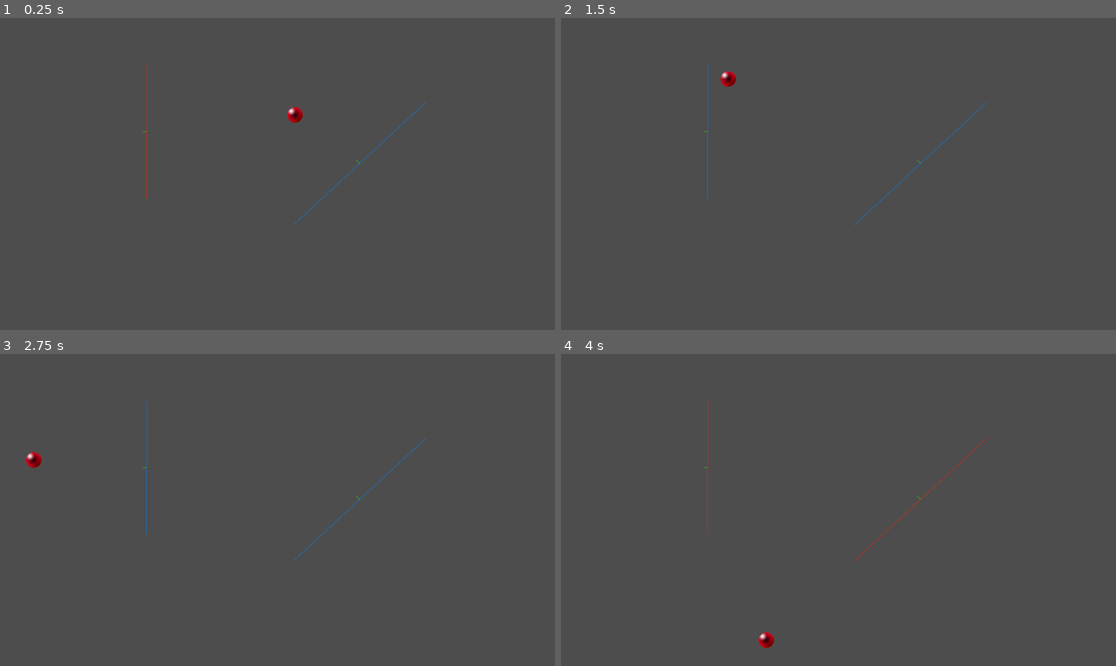
Above: before the commit, frames 1-4 (two rows, left to right).
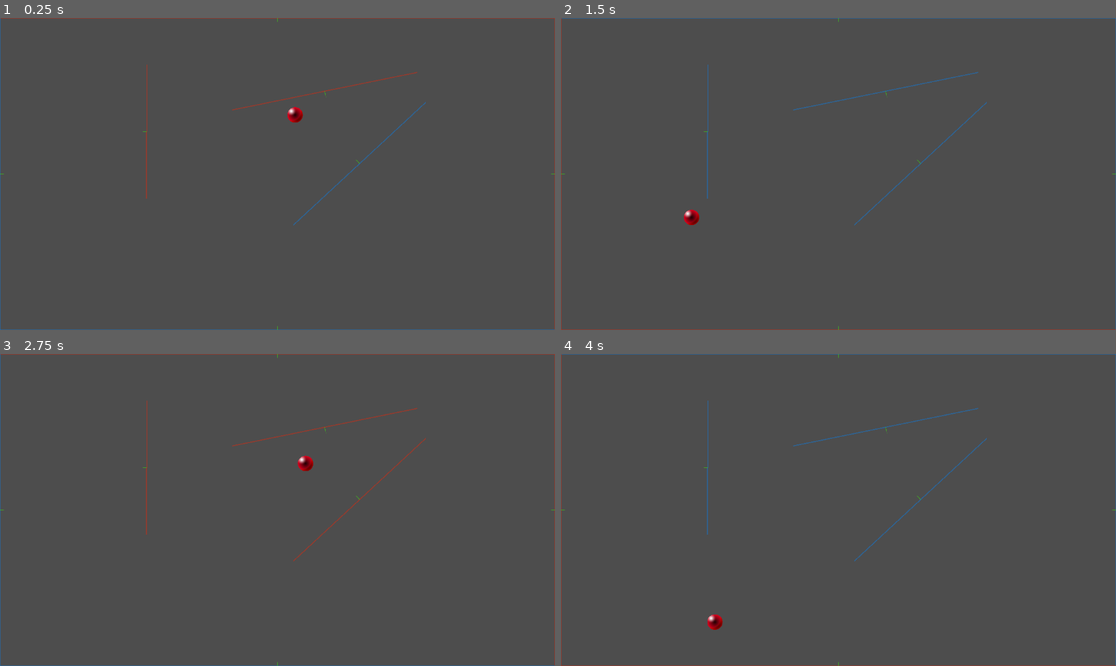
Above: after the commit, the same moments.

Repository: Tom3s/brick-breaker-reborn
Game: Godot game, scene res://2d_base_scene.tscn
Same seed, same stepped clock (60 frames per second), same inputs: the game is played once before the commit and once after it. The project has no main scene, so this scene is started directly.
Inputs:
- Up to frame 1 (0.25 s): no input
- Up to frame 2 (1.5 s): no input
- Up to frame 3 (2.75 s): no input
- Up to frame 4 (4 s): no input

The runs differ from the first frame. In frame 1, 0.8% of the frame differs, in the area x 0-100%, y 0-100%; in frame 2, 1.0%; in frame 3, 1.3%; in frame 4, 1.3%.

Commit message:
Added line collision for screen bounds
Screen border collisions are now handled through 4 separate line segment collisions, removing old collision logic

Diff:
--- a/2DBaseScene.gd
+++ b/2DBaseScene.gd
@@ -12,23 +12,23 @@
 
 	var speed_up_factor: float = 2.0
 
+
+@onready var collider_line_scene: PackedScene = preload("res://ColliderLine.tscn")
+
 @onready var ball_sprite: Sprite2D = %BallSprite
 @onready var line_parent: Node2D = %Lines
 
 var ball: Ball = Ball.new()
 
-var screen_bounds: Vector2
-
 func _ready() -> void:
 	ball.velocity = Vector2(randf_range(-1, 1), randf_range(-1, 1)).normalized()
 	ball.velocity *= ball.target_velocity
 
-	screen_bounds = DisplayServer.window_get_size()
+	# screen_bounds = DisplayServer.window_get_size()
+	set_up_screen_collision()
 
 
 func _process(delta: float) -> void:
-	print(ball.position)
-
 	if ball.velocity.length() > ball.target_velocity:
 		ball.velocity = ball.velocity.normalized() * (ball.velocity.length() - ball.deceleration)
 	else:
@@ -37,7 +37,7 @@
 	ball.position += ball.velocity * delta
 
 	# handle collision
-	var collided: bool = handle_screen_collision()
+	var collided: bool = false
 
 	for collider_line in line_parent.get_children():
 		collided = collided || handle_line_collision(collider_line)
@@ -49,34 +49,60 @@
 
 	ball_sprite.global_position = ball.position
 
+func set_up_screen_collision() -> void:
+	var screen_bounds: Vector2 = DisplayServer.window_get_size()
 
-func handle_screen_collision() -> bool:
-	var collided: bool = false
-	# collision on Y
-	if ball.velocity.y > 0:
-		if ball.position.y + ball.radius > screen_bounds.y / 2:
-			ball.velocity.y *= -1
-			ball.position.y -= screen_bounds.y / 2 - (ball.position.y + ball.radius)
-			collided = true
-	else:
-		if ball.position.y - ball.radius < -screen_bounds.y / 2:
-			ball.velocity.y *= -1
-			ball.position.y +=  -screen_bounds.y / 2 - (ball.position.y - ball.radius)
-			collided = true
+	var p1: Vector2 = Vector2(-screen_bounds.x / 2, -screen_bounds.y / 2)
+	var p2: Vector2 = Vector2(screen_bounds.x / 2, -screen_bounds.y / 2)
+	var p3: Vector2 = Vector2(screen_bounds.x / 2, screen_bounds.y / 2)
+	var p4: Vector2 = Vector2(-screen_bounds.x / 2, screen_bounds.y / 2)
 
-	# collision on X
-	if ball.velocity.x > 0:
-		if ball.position.x + ball.radius > screen_bounds.x / 2:
-			ball.velocity.x *= -1
-			ball.position.x -= screen_bounds.x / 2 - (ball.position.x + ball.radius)
-			collided = true
-	else:
-		if ball.position.x - ball.radius < -screen_bounds.x / 2:
-			ball.velocity.x *= -1
-			ball.position.x +=  -screen_bounds.x / 2 - (ball.position.x - ball.radius)
-			collided = true
+	var line: ColliderLine = collider_line_scene.instantiate()
+	line_parent.add_child(line)
+	line.set_points(p1, p2)
 
-	return collided
+	line = collider_line_scene.instantiate()
+	line_parent.add_child(line)
+	line.set_points(p2, p3)
+
+	line = collider_line_scene.instantiate()
+	line_parent.add_child(line)
+	line.set_points(p3, p4)
+
+	line = collider_line_scene.instantiate()
+	line_parent.add_child(line)
+	line.set_points(p4, p1)
+
+
+
+
+# func handle_screen_collision() -> bool:
+# 	var collided: bool = false
+# 	# collision on Y
+# 	if ball.velocity.y > 0:
+# 		if ball.position.y + ball.radius > screen_bounds.y / 2:
+# 			ball.velocity.y *= -1
+# 			ball.position.y -= screen_bounds.y / 2 - (ball.position.y + ball.radius)
+# 			collided = true
+# 	else:
+# 		if ball.position.y - ball.radius < -screen_bounds.y / 2:
+# 			ball.velocity.y *= -1
+# 			ball.position.y +=  -screen_bounds.y / 2 - (ball.position.y - ball.radius)
+# 			collided = true
+
+# 	# collision on X
+# 	if ball.velocity.x > 0:
+# 		if ball.position.x + ball.radius > screen_bounds.x / 2:
+# 			ball.velocity.x *= -1
+# 			ball.position.x -= screen_bounds.x / 2 - (ball.position.x + ball.radius)
+# 			collided = true
+# 	else:
+# 		if ball.position.x - ball.radius < -screen_bounds.x / 2:
+# 			ball.velocity.x *= -1
+# 			ball.position.x +=  -screen_bounds.x / 2 - (ball.position.x - ball.radius)
+# 			collided = true
+
+# 	return collided
 
 func handle_line_collision(line: ColliderLine) -> bool:
 	var collided: bool = false
@@ -122,4 +148,4 @@
 
 	# print(distance_from_line)
 
-	return false
+	return collided
--- a/2d_base_scene.tscn
+++ b/2d_base_scene.tscn
@@ -37,6 +37,20 @@
 [node name="DebugNormal" parent="Lines/ColliderLine" index="3"]
 polygon = PackedVector2Array(171.23326, -22.17994, 169.76674, -20.82006, 159.62097, -33.232292)
 
+[node name="ColliderLine3" parent="Lines" instance=ExtResource("3_oyw0x")]
+
+[node name="DebugPoint1" parent="Lines/ColliderLine3" index="0"]
+position = Vector2(-94, -133)
+
+[node name="DebugPoint2" parent="Lines/ColliderLine3" index="1"]
+position = Vector2(290, -211)
+
+[node name="DebugLine" parent="Lines/ColliderLine3" index="2"]
+polygon = PackedVector2Array(-93.80094, -132.02002, -94.19906, -133.97998, 289.80093, -211.97998, 290.19907, -210.02002)
+
+[node name="DebugNormal" parent="Lines/ColliderLine3" index="3"]
+polygon = PackedVector2Array(97.02001, -171.80093, 98.97999, -172.19907, 101.18496, -156.3202)
+
 [node name="ColliderLine2" parent="Lines" instance=ExtResource("3_oyw0x")]
 
 [node name="DebugPoint1" parent="Lines/ColliderLine2" index="0"]
@@ -52,4 +66,5 @@
 polygon = PackedVector2Array(-271.4964, -88.99999, -271.5036, -87.00001, -287.4999, -88.057556)
 
 [editable path="Lines/ColliderLine"]
+[editable path="Lines/ColliderLine3"]
 [editable path="Lines/ColliderLine2"]
--- a/ColliderLine.gd
+++ b/ColliderLine.gd
@@ -10,10 +10,16 @@
 @export
 var show_debug: bool = false
 
+var p1: Vector2
+var p2: Vector2
+
 var tangent: Vector2
 var normal: Vector2
 
 func _ready() -> void:
+	p1 = debug_point1.global_position
+	p2 = debug_point2.global_position
+
 	tangent = (debug_point2.global_position - debug_point1.global_position).normalized()
 	normal = tangent.rotated(PI / 2)
 
@@ -48,3 +54,10 @@
 		debug_line.color = Color.from_string("ff220067", Color.WHITE)
 	else:
 		debug_line.color = Color.from_string("0088ff67", Color.WHITE)
+
+func set_points(p1_new: Vector2, p2_new: Vector2) -> void:
+	p1 = p1_new
+	p2 = p2_new
+
+	debug_point1.global_position = p1
+	debug_point2.global_position = p2
